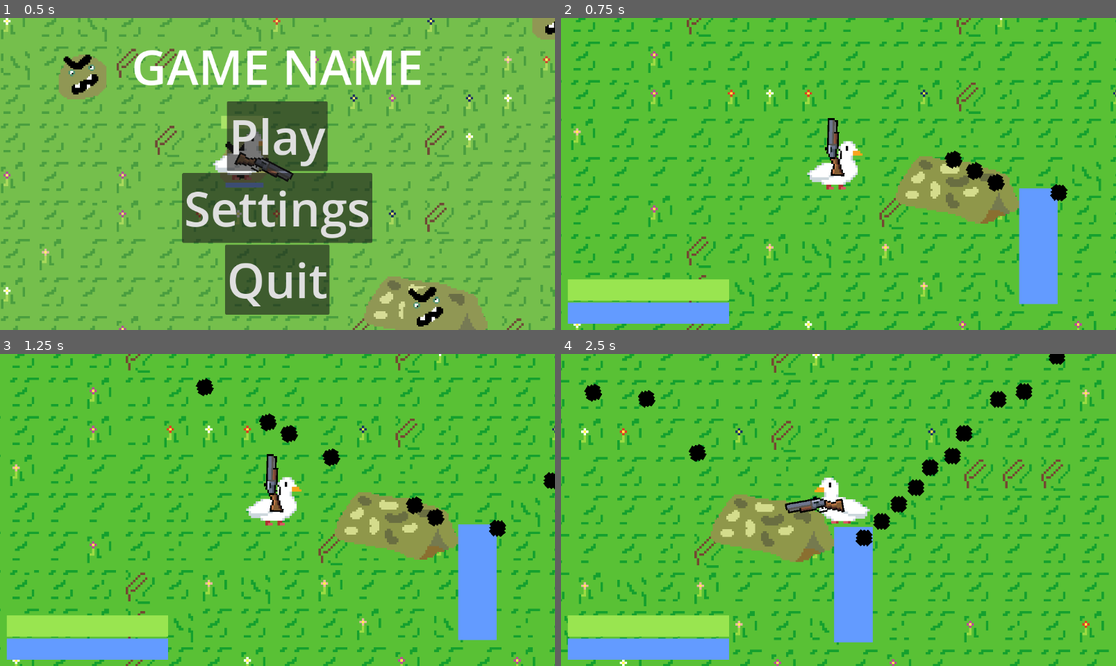
Above: before the commit, frames 1-4 (two rows, left to right).
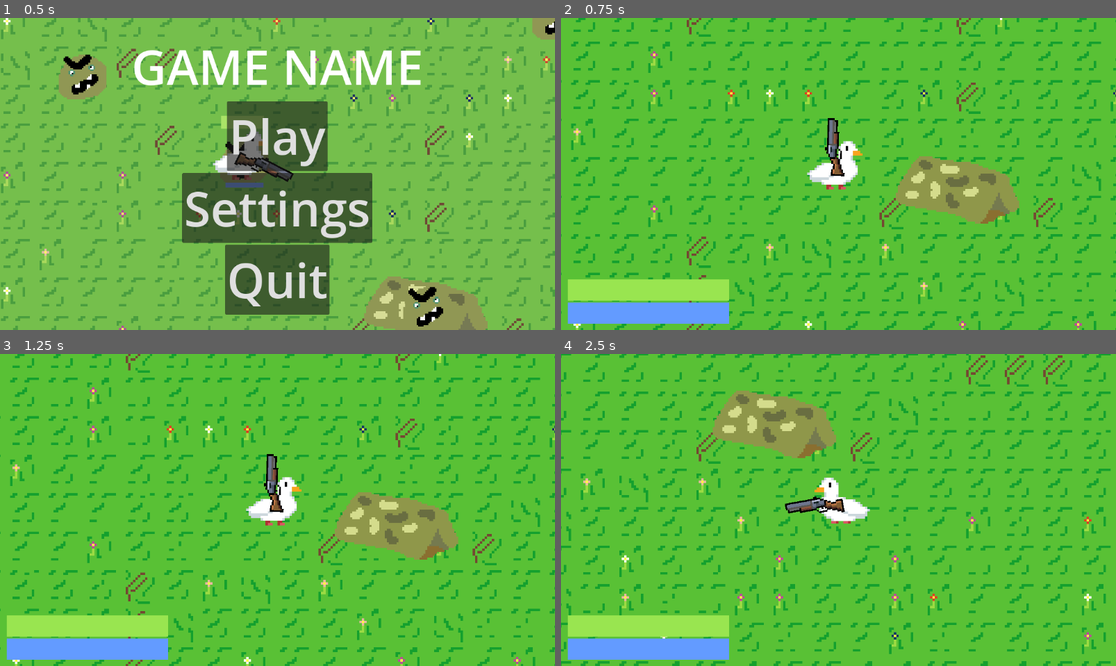
Above: after the commit, the same moments.

Repository: MathiasBenoni/Wave_based_game
Game: Godot game, scene res://scenes/startscreen.tscn
Two runs of this game, one before a commit and one after it. Both use one fixed random seed, a clock stepped at 60 frames per second and the inputs below.
Inputs (mouse positions are in pixels of both pictures, inside the frame that each line leads up to):
- Up to frame 1 (0.5 s): no input
- Up to frame 2 (0.75 s): click "Play" at 0.5 s
- Up to frame 3 (1.25 s): no input
- Up to frame 4 (2.5 s): tap Enter (enter) at 1.25, 1.35, 2.1 s; move the mouse to (960, 494) at 1.27 s; hold D (move_right) 1.28-2.03 s; move the mouse to (727, 525) at 2.02 s; hold S (move_down) from 2.03 s (still down)

Frame 1 is identical in both runs. In frame 2, 3.1% of the frame differs, in the area x 69-92%, y 42-92%; in frame 3, 3.6%; in frame 4, 28%, in the area x 0-99%, y 0-100%.

Commit message:
Added heal as an upgrade, its no longer a thing to heal up between waves

Diff:
--- a/scenes/main.tscn
+++ b/scenes/main.tscn
@@ -7,7 +7,6 @@
 [ext_resource type="Texture2D" uid="uid://b4ibq8jw0f528" path="res://assets/sprites/coins/ground1.png" id="5_u0103"]
 [ext_resource type="Texture2D" uid="uid://cxxav8huwpjb5" path="res://assets/sprites/character/placeholder.png" id="6_tefeu"]
 [ext_resource type="Texture2D" uid="uid://du1c114rtldgx" path="res://assets/sprites/coins/ash.png" id="7_o6xl0"]
-[ext_resource type="PackedScene" uid="uid://5xafmbc00iqv" path="res://scenes/tower.tscn" id="8_tipki"]
 
 [sub_resource type="NavigationPolygon" id="NavigationPolygon_o6xl0"]
 vertices = PackedVector2Array(1046, 522, 1046, 566, 1030, 566, 1018, 522, 1018, 570, 1030, 582, 1002, 582, 1002, 570, 1 …(1200 unchanged characters)…
@@ -466,9 +465,6 @@
 [node name="spawn2" type="Marker2D" parent="spawns"]
 position = Vector2(885, 11)
 
-[node name="tower" parent="." instance=ExtResource("8_tipki")]
-position = Vector2(533, 294)
-
 [connection signal="pressed" from="player/esc_menu/VBoxContainer/HBoxContainer2/Continue" to="." method="_on_continue_pressed"]
 [connection signal="pressed" from="player/esc_menu/VBoxContainer/HBoxContainer4/quit" to="." method="_on_quit_pressed"]
 [connection signal="pressed" from="player/shop/HBoxContainer/skip" to="." method="_on_button_pressed"]
--- a/scenes/tower.tscn
+++ b/scenes/tower.tscn
@@ -19,7 +19,7 @@
 shape = SubResource("RectangleShape2D_2x682")
 
 [node name="cooldown" type="Timer" parent="."]
-wait_time = 0.001
+wait_time = 0.8
 one_shot = true
 
 [connection signal="timeout" from="cooldown" to="." method="_on_cooldown_timeout"]
--- a/scripts/main.gd
+++ b/scripts/main.gd
@@ -11,7 +11,6 @@
 var temp_damage := 0.0
 var button_minimum_size = Vector2(200, 10)
 
-
 var towers := 0
 
 @export var damage := 10.0
@@ -99,6 +98,14 @@
 		"effect": "sprint",
 		"icon": preload("res://assets/sprites/character/sprint_upgrade.png")
 	},
+	{
+		"id": 11,
+		"name": "Heal",
+		"description": "Get 100% health",
+		"cost": 5,
+		"effect": "heal",
+		"icon": preload("res://assets/sprites/upgrades/card_health_upgrade.png")
+	},
 ]
 
 func set_upgrade_to_button(upgrade_id: int, button_position: int):
@@ -123,7 +130,7 @@
 
 	var upgrade_data = upgrades_list[upgrade_id]
 
-	# Get the button node path based on position
+
 	var button_path = ""
 	var texture_rect_path = ""
 	match button_position:
@@ -140,22 +147,22 @@
 			button_path = "player/shop/VBoxContainer/VBoxContainer4/VBoxContainer/upgrade4"
 			texture_rect_path = "player/shop/VBoxContainer/VBoxContainer4/VBoxContainer/TextureRect"
 
-	# Get the button node
+
 	var button_node = get_node(button_path)
 	var texture_rect = get_node(texture_rect_path)
 
-	# Update button text and properties
+
 	button_node.text = str(upgrade_data.cost)
 	texture_rect.texture = upgrade_data.icon
 
-	# Store upgrade data in the button for later use
+
 	button_node.set_meta("upgrade_data", upgrade_data)
 
-	# Connect the pressed signal if not already connected
+
 	if not button_node.pressed.is_connected(_on_upgrade_button_pressed):
 		button_node.pressed.connect(_on_upgrade_button_pressed.bind(button_node))
 
-	# Connect hover signals for showing description
+
 	if not button_node.mouse_entered.is_connected(_on_upgrade_button_hover_enter):
 		button_node.mouse_entered.connect(_on_upgrade_button_hover_enter.bind(button_node))
 
@@ -172,15 +179,15 @@
 	var upgrade_data = button.get_meta("upgrade_data")
 	print("Upgrade data: ", upgrade_data.name)
 
-	# Get the info label - it should be a sibling of the VBoxContainer that contains the buttons
+
 	var info_label = $player/shop/Info
 
 	if info_label:
-		# Display upgrade name and description
+
 		info_label.text = upgrade_data.name + "\n" + upgrade_data.description
 		print("Set info text to: ", info_label.text)
 	else:
-		# Try alternative path
+
 		var shop_node = button.get_parent()
 		while shop_node != null and shop_node.name != "shop":
 			shop_node = shop_node.get_parent()
@@ -192,7 +199,7 @@
 
 func _on_upgrade_button_hover_exit(button):
 
-	# Same logic as enter function
+
 	var info_label = $player/shop/Info
 
 	if not info_label:
@@ -204,11 +211,11 @@
 			info_label = shop_node.get_node("Info")
 
 	if info_label:
-		# Clear the description when mouse leaves
+
 		info_label.text = ""
 
 
-# Helper function to debug scene tree structure
+
 func print_scene_tree(node: Node, indent: int):
 	var _indent_str = ""
 	for i in range(indent):
@@ -222,50 +229,47 @@
 
 
 func randomize_shop():
-	var available_upgrades = range(upgrades_list.size())  # [0, 1, 2, 3, 4, 5, ...]
+	var available_upgrades = range(upgrades_list.size())
 	available_upgrades.shuffle()
 
 	var selected_upgrades = []
-	var dash_unlock_id = 7  # ID for the Dash unlock
+	var dash_unlock_id = 7
 	var player = get_player()
 
-	# If player doesn't have dash yet, prioritize offering the dash unlock
+
 	if not player.can_dash:
-		# Try to include dash unlock in the shop
+
 		if dash_unlock_id in available_upgrades:
 			available_upgrades.erase(dash_unlock_id)
-			available_upgrades.insert(0, dash_unlock_id)  # Put it first
-
-	# Loop until we have 4 valid upgrades or run out of options
+			available_upgrades.insert(0, dash_unlock_id)
+
+
 	while selected_upgrades.size() < 4:
 		if available_upgrades.is_empty():
 			print("Warning: Ran out of upgrades to pick from — rerolling entire shop.")
 			available_upgrades = range(upgrades_list.size())
 			available_upgrades.shuffle()
 
-			# Re-prioritize dash unlock if needed
+
 			if not player.can_dash and dash_unlock_id in available_upgrades:
 				available_upgrades.erase(dash_unlock_id)
 				available_upgrades.insert(0, dash_unlock_id)
 
-		var upgrade_id = available_upgrades.pop_front()  # Take from front (prioritized)
+		var upgrade_id = available_upgrades.pop_front()
 		var upgrade_data = upgrades_list[upgrade_id]
 
-		# Check for Dash-related logic BEFORE setting to button
 		if upgrade_data["effect"] == "Dash" and player.can_dash:
 			print("Skipping Dash unlock - already unlocked")
-			continue  # Skip Dash if already unlocked
-
-		# Check if effect contains "dash" and player doesn't have dash
+			continue
+
 		if not player.can_dash and ("dash_speed" in upgrade_data["effect"] or "dash_cooldown" in upgrade_data["effect"]):
 			print("Skipping dash upgrade - player doesn't have dash yet. Effect: ", upgrade_data["effect"])
-			continue  # Skip dash upgrades if player doesn't have dash yet
-
-		# Now we know the upgrade is valid, set it to the button
+			continue
+
 		var button_position = selected_upgrades.size() + 1
 		var result = set_upgrade_to_button(upgrade_id, button_position)
 
-		# If set_upgrade_to_button still rejects it, skip and try another
+
 		if result == "new_id":
 			print("set_upgrade_to_button rejected upgrade_id: ", upgrade_id)
 			continue
@@ -332,6 +336,9 @@
 
 		"piercing":
 			$player/gun.piercing += 1
+
+		"heal":
+			$player.current_health = $player.max_health
 
 		"skip":
 			print("Shop skipped")
@@ -385,7 +392,6 @@
 	$player/esc_menu.hide()
 	$player/shop.hide()
 	$player.position = Vector2(450,280)
-	$player.current_health = $player.max_health
 	$player.sprint = 100
 	numberOfWaves += 1
 	print("HEALTH ", str($player.max_health))
@@ -465,7 +471,7 @@
 func shop():
 	randomize_shop()
 	$player/shop.visible = true
-	# Clear info labeldwawswd when shop opens
+
 	var info_label = $player/shop/Info
 	if info_label:
 		info_label.text = ""
@@ -480,7 +486,7 @@
 	get_tree().paused = true
 	$player/gameover.visible = true
 
-	#get_tree().change_scene_to_file("res://scenes/startscreen.tscn")
+
 
 
 func _on_player_i_died() -> void:
@@ -497,7 +503,7 @@
 
 func _on_game_over_restart_pressed() -> void:
 	print("RESTART")
-	get_tree().paused = false  # Unpause the game first!
+	get_tree().paused = false
 	get_tree().reload_current_scene()
 
 
Not shown: 1 places in scenes/main.tscn that only renumber resources
